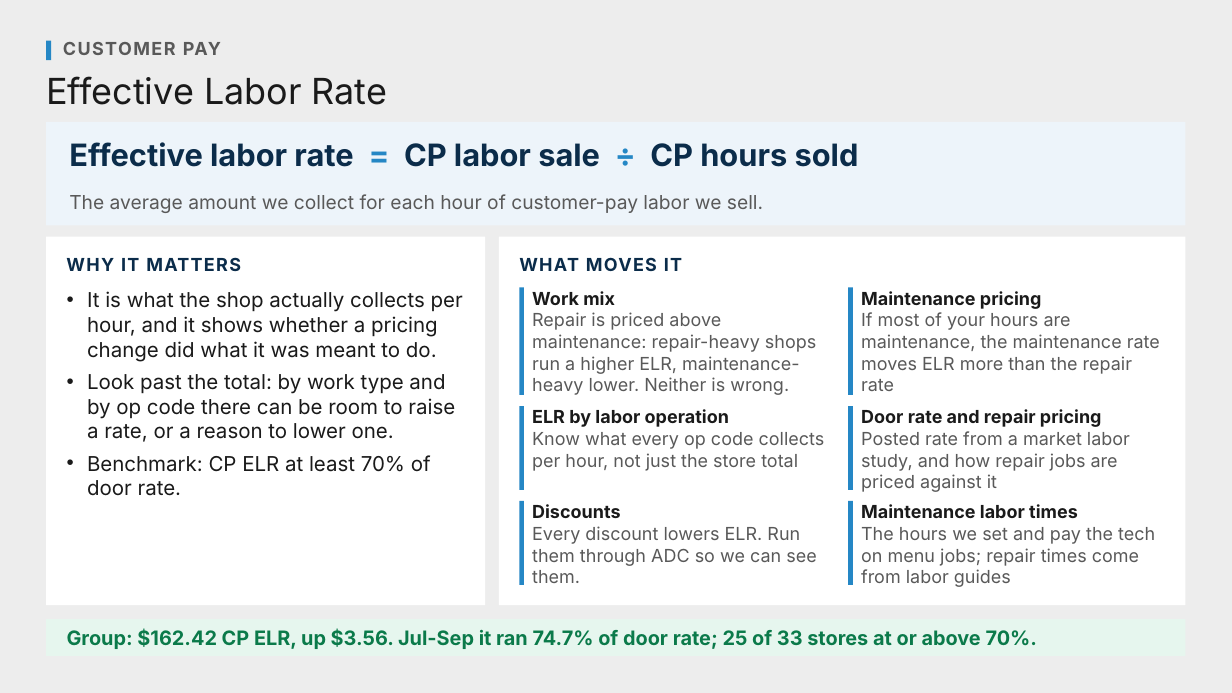
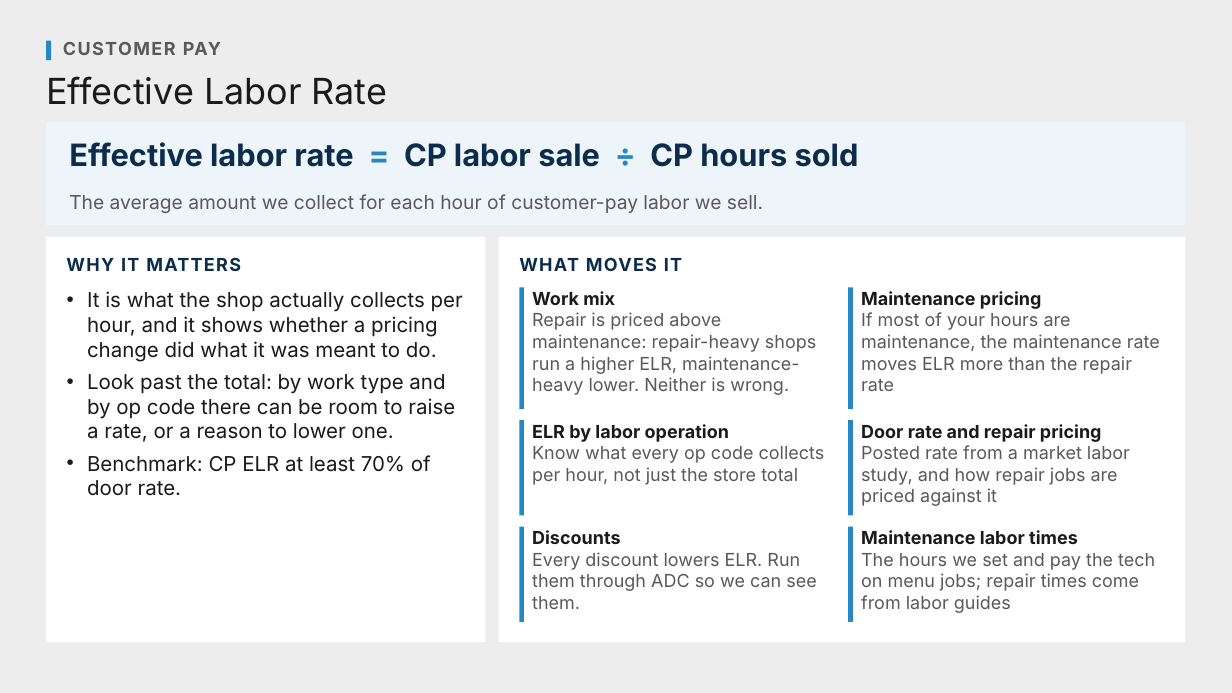
Before and after one commit to Ndresner/Noah, a slide deck: slide 3 of day2-deck/decks/Metric Explainers - Review.pptx. Drawn at 1232x693 pixels with LibreOffice and Linux fonts; fonts in the diff are those of the drawing. Boxes give left, top, right and bottom in pixels: in the first picture for what was removed or moved away, otherwise in the second. Text is boxed around its words. In the diff, an @@ line names an element or a change of style, - is before the commit and + after.

```diff
--- a/day2-deck/decks/Metric Explainers - Review.pptx
+++ b/day2-deck/decks/Metric Explainers - Review.pptx
@@ rectangle: place and size @@
-rectangle at box(46, 237, 485, 605)
+rectangle at box(46, 237, 485, 642)
@@ rectangle: place and size @@
-rectangle at box(499, 237, 1186, 605)
+rectangle at box(499, 237, 1186, 642)
@@ rectangle: place and size @@
-rectangle at box(519, 287, 524, 395)
+rectangle at box(519, 287, 524, 409)
@@ rectangle: place and size @@
-rectangle at box(848, 287, 853, 395)
+rectangle at box(848, 287, 853, 409)
@@ rectangle: place and size @@
-rectangle at box(519, 406, 524, 490)
+rectangle at box(519, 421, 524, 516)
@@ text "ELR by labor operation": place and size @@
-text "ELR by labor operation" at box(532, 409, 825, 471)
+text "ELR by labor operation" at box(532, 424, 825, 485)
@@ rectangle: place and size @@
-rectangle at box(848, 406, 853, 490)
+rectangle at box(848, 421, 853, 516)
@@ text "Door rate and repair pricing": place and size @@
-text "Door rate and repair pricing" at box(861, 409, 1130, 492)
+text "Door rate and repair pricing" at box(861, 424, 1130, 506)
@@ rectangle: place and size @@
-rectangle at box(519, 501, 524, 585)
+rectangle at box(519, 527, 524, 622)
@@ text "Discounts": place and size @@
-text "Discounts" at box(532, 504, 816, 583)
+text "Discounts" at box(532, 530, 816, 609)
@@ rectangle: place and size @@
-rectangle at box(848, 501, 853, 585)
+rectangle at box(848, 527, 853, 622)
@@ text "Maintenance labor times": place and size @@
-text "Maintenance labor times" at box(861, 504, 1155, 587)
+text "Maintenance labor times" at box(861, 530, 1155, 613)
@@ rectangle removed at box(46, 619, 1186, 656) @@
@@ text removed at box(67, 628, 1037, 649) @@
-Group: $162.42 CP ELR, up $3.56. Jul-Sep it ran 74.7% of door rate; 25 of 33 stores at or above 70%.
```
Also in this commit, not shown: 2 other slides changed, 8 other files.
